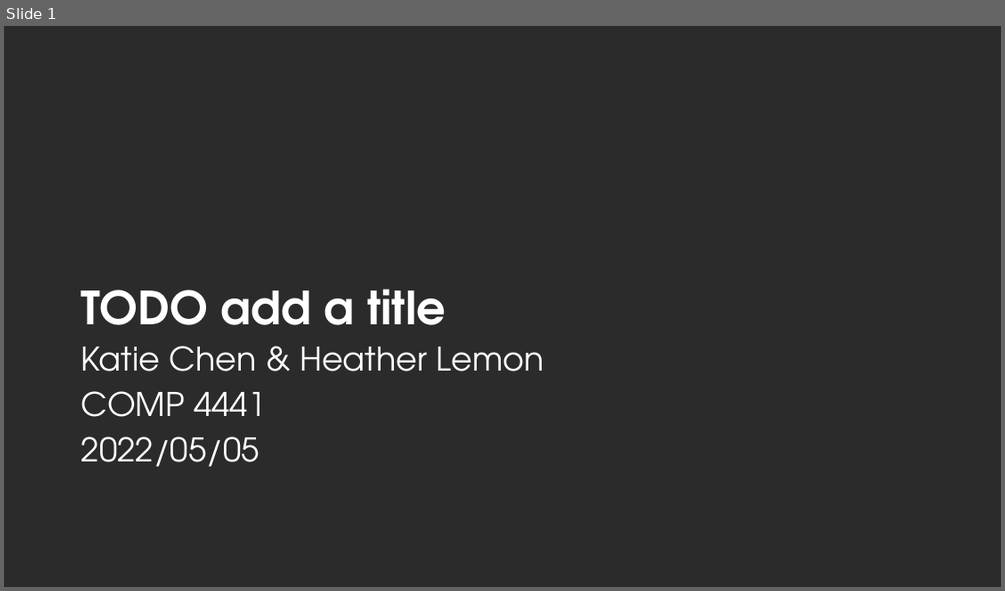
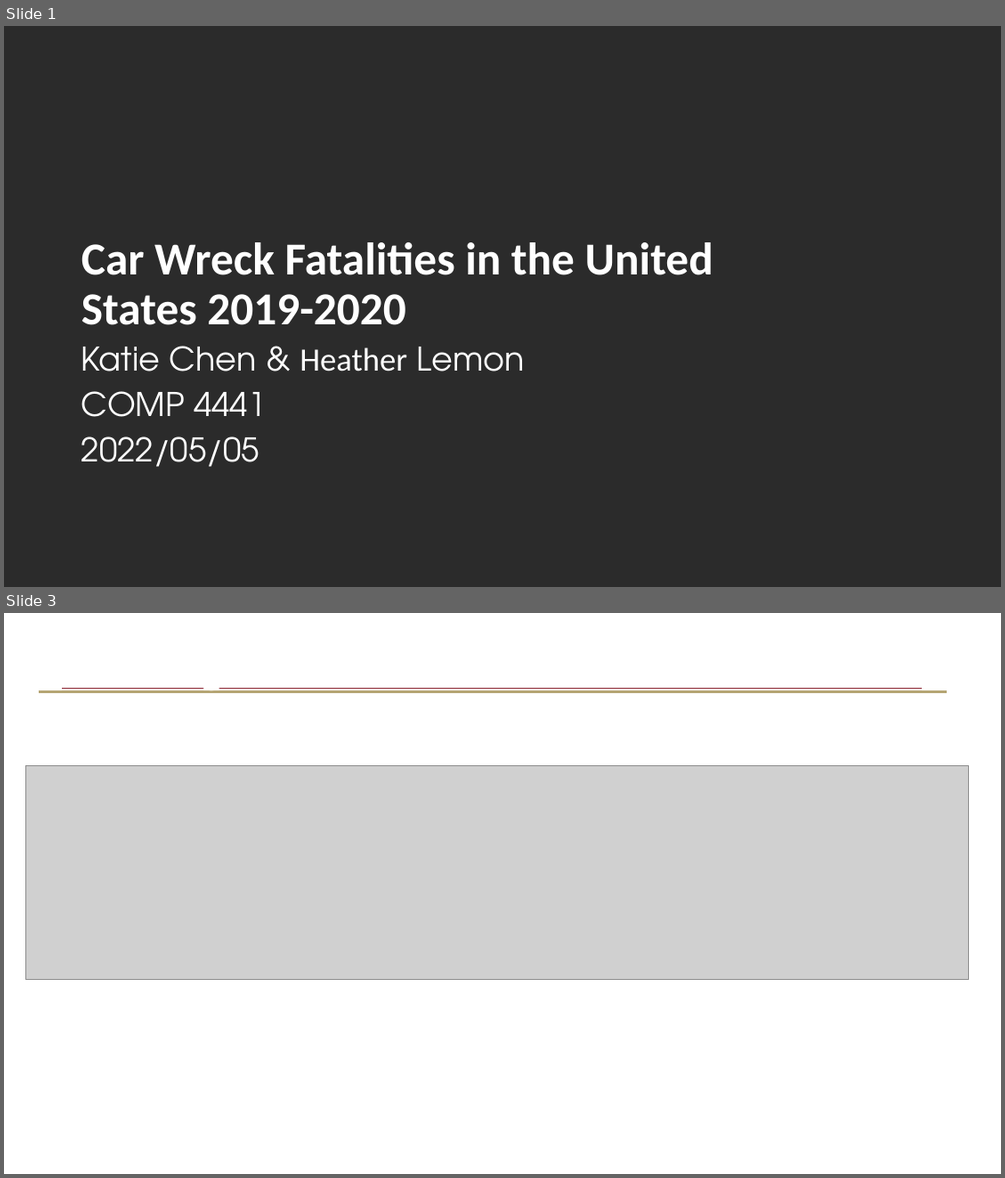
Before and after one commit to hypothetical-lemon/COMP4441, a slide deck: COMP4441_final_project.pptx. Shown one above the other, each under a label of ours: slide 1 before the commit, slides 1 and 3 after it; the slides between them are not shown. The pictures are 1005x591 and 1005x1178 pixels, drawn with LibreOffice and Linux fonts; fonts in the diff are those of the drawing; grey boxes stand for pictures; background and template pictures are left out; a plain dark background stands for a picture behind light text. Boxes give left, top, right and bottom in pixels: in the first picture for what was removed or moved away, otherwise in the second. Text is boxed around its words. In the diff, an @@ line names an element or a change of style, - is before the commit and + after.

```diff
--- a/COMP4441_final_project.pptx
+++ b/COMP4441_final_project.pptx
@@ slide 3 added at bbox=[4, 613, 1001, 1174], background #FFFFFF @@
@@ line added from (39, 692) to (947, 692), #B5A574 2.25 pt @@
@@ line added from (63, 688) to (922, 688), #8B2332 0.5 pt @@
@@ title added at bbox=[70, 688, 663, 693], 39.6 pt, text #FFFFFF, bold @@
+Looking at the data from FARS
@@ picture added at bbox=[25, 765, 968, 980] @@
@@ slide 1 changed as well @@
@@ title at bbox=[81, 242, 713, 325]: text changed; font TeX Gyre Adventor to Calibri @@
-TODO add a title
+Car Wreck Fatalities in the United States 2019-2020
@@ text at bbox=[81, 346, 524, 371]: font TeX Gyre Adventor to Calibri in "Heather" @@
```
Also in this commit, not shown: 2 other slides added, 6 slides removed, 1 other file.
